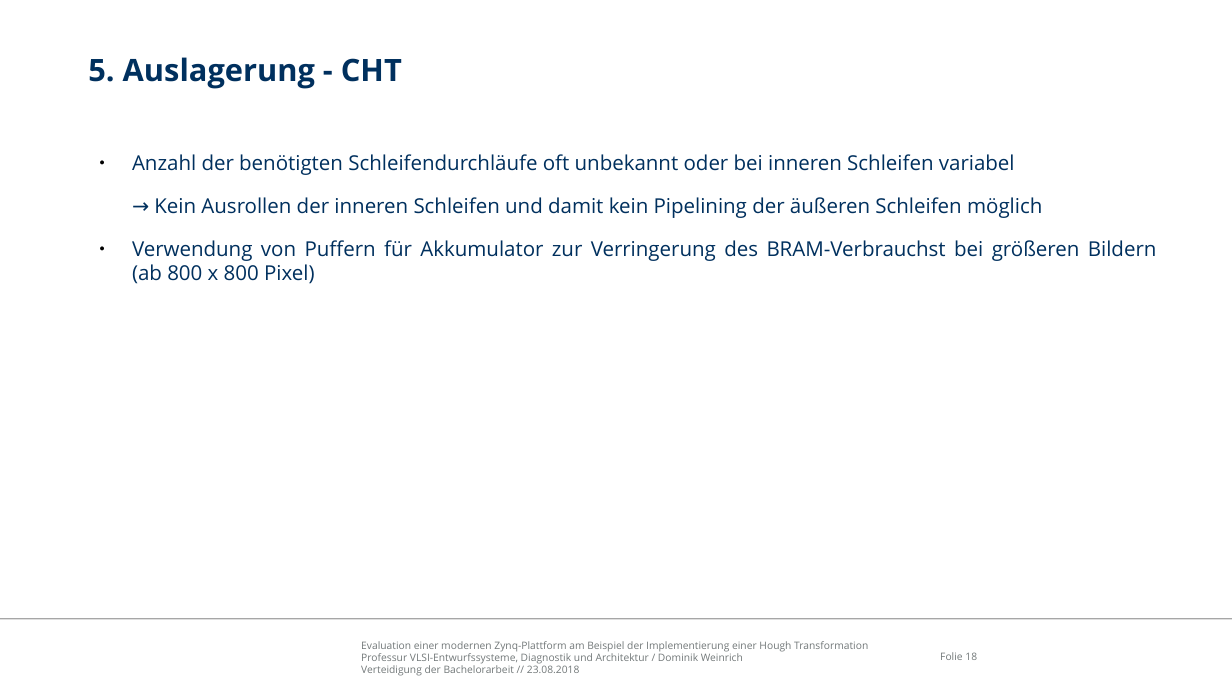
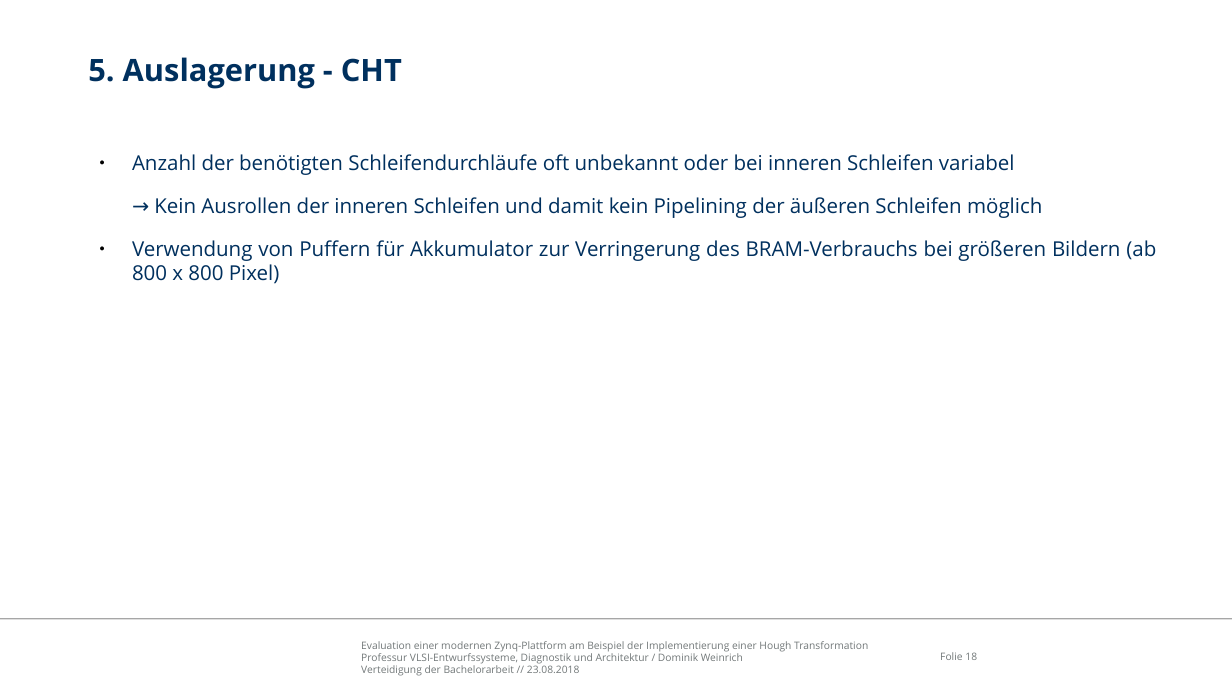
Before and after one commit to freeDom-/hough, a slide deck: slide 18 of Verteidigung/Verteidigung.odp. Drawn at 1232x693 pixels with LibreOffice and Linux fonts; fonts in the diff are those of the drawing; background and template pictures are left out. Boxes give left, top, right and bottom in pixels: in the first picture for what was removed or moved away, otherwise in the second. Text is boxed around its words. In the diff, an @@ line names an element or a change of style, - is before the commit and + after.

```diff
--- a/Verteidigung/Verteidigung.odp
+++ b/Verteidigung/Verteidigung.odp
@@ text at box(132, 240, 1156, 284): text changed @@
-● Verwendung von Puffern für Akkumulator zur Verringerung des BRAM-Verbrauchst bei größeren Bildern (ab 800 x 800 Pixel)
+● Verwendung von Puffern für Akkumulator zur Verringerung des BRAM-Verbrauchs bei größeren Bildern (ab 800 x 800 Pixel)
```
Also in this commit, not shown: 3 other slides changed, 1 other file.
